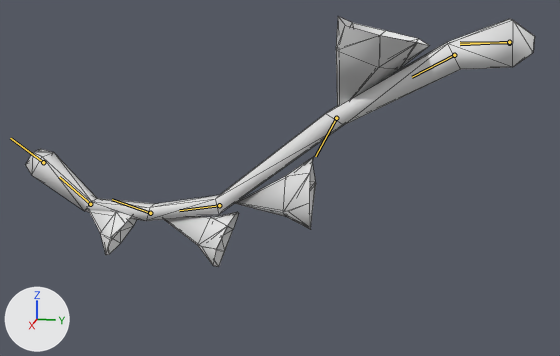
The Blender file Fragments Source/LEAF/05/models/FE_leaf_05-release.blend as it was, and as the next commit left it.
Rendered twice from a 50 mm lens placed at (3.38, -0.29, 0.22), pointed at (-0.03, -0.98, -0.63). Lighting does not change. The marker at lower left points along +X, +Y and +Z. Both versions are drawn at frame 0 of the action '4. DeformAxisUp'; the numbers are the values there. The bones that bend it are drawn over the model as lines. Mesh edges are drawn as thin lines.

The first picture shows '1,252322 Fb0 F 68,4552 LU50'.
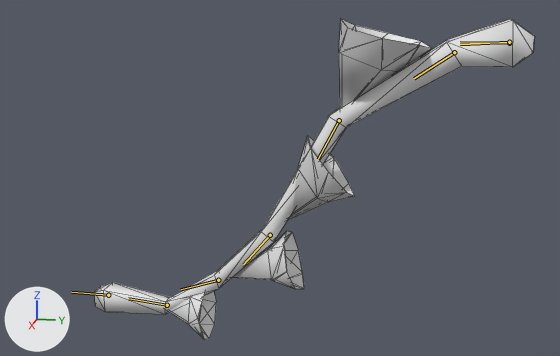
Edits to the bpy script that builds the scene:
```text
Change bone_bone_001:
    where bone_bone_001 = bpy.data.objects['Armature'].pose.bones['Bone.001']  # child of 'Bone.006'
    bone_bone_001.location: (0.0, 0.0, 0.044) -> (0.0, 0.0, 0.034)
    bone_bone_001.rotation_quaternion: (0.975, 0.221, 0.0, 0.0) -> (0.965, 0.263, 0.0, 0.0)  # degrees (26, 0, 0) -> degrees (31, 0, 0)
Change bone_bone_002:
    where bone_bone_002 = bpy.data.objects['Armature'].pose.bones['Bone.002']  # child of 'Bone.001'
    bone_bone_002.location: (0.0, 0.0, 0.006) -> (0.0, 0.0, -0.02)
    bone_bone_002.rotation_quaternion: (0.958, 0.288, 0.0, 0.0) -> (0.969, 0.246, 0.0, 0.0)  # degrees (34, 0, 0) -> degrees (29, 0, 0)
Change bone_bone_003:
    where bone_bone_003 = bpy.data.objects['Armature'].pose.bones['Bone.003']  # child of 'Bone.002'
    bone_bone_003.location: (0.0, 0.0, -0.287) -> (0.0, 0.0, -0.029)
    bone_bone_003.rotation_quaternion: (0.897, -0.442, 0.0, 0.0) -> (0.994, -0.109, 0.0, 0.0)  # degrees (-52, 0, 0) -> degrees (-12, 0, 0)
Change bone_bone_004:
    where bone_bone_004 = bpy.data.objects['Armature'].pose.bones['Bone.004']  # child of 'Bone.003'
    bone_bone_004.location: (0.0, 0.0, -0.008) -> (0.0, 0.0, -0.04)
    bone_bone_004.rotation_quaternion: (0.973, -0.229, 0.0, 0.0) -> (0.963, -0.271, 0.0, 0.0)  # degrees (-26, 0, 0) -> degrees (-31, 0, 0)
```

Location of each change, (x1, y1, x2, y2) in pixels of the pictures (560 x 356 px):
'1,252322 Fb0 F 68,4552 LU50', posed (13% narrower, 28% taller)
    before: (26, 16, 535, 267)
    after: (94, 19, 535, 340)
bone 'Bone.001', root to tip
    before: (454, 55) to (412, 77)
    after: (454, 52) to (414, 78)
bone 'Bone.002', root to tip
    before: (336, 118) to (315, 156)
    after: (339, 120) to (318, 159)
bone 'Bone.003', root to tip
    before: (219, 205) to (179, 210)
    after: (270, 235) to (243, 264)
bone 'Bone.004', root to tip
    before: (150, 213) to (112, 199)
    after: (218, 280) to (181, 289)
